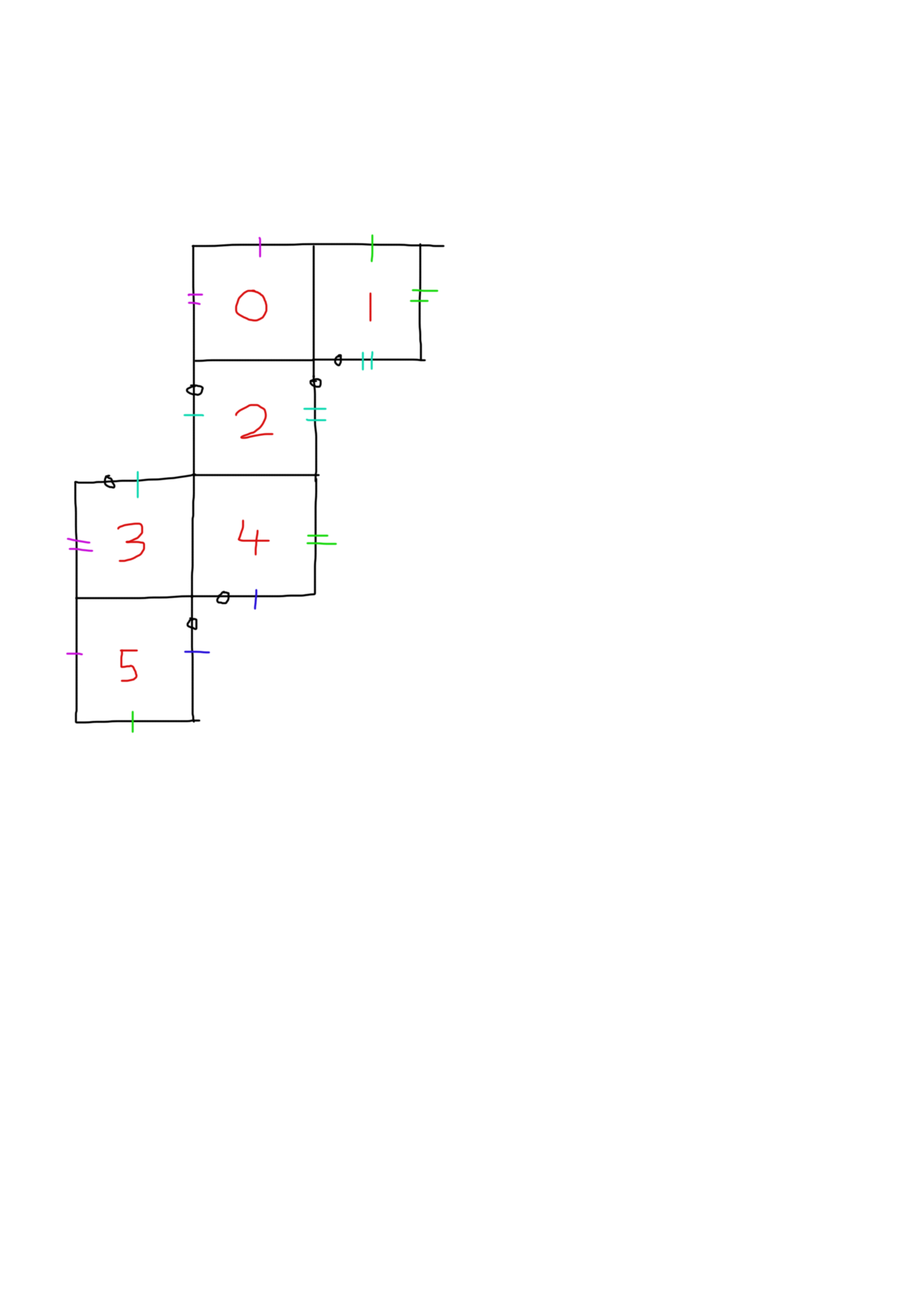
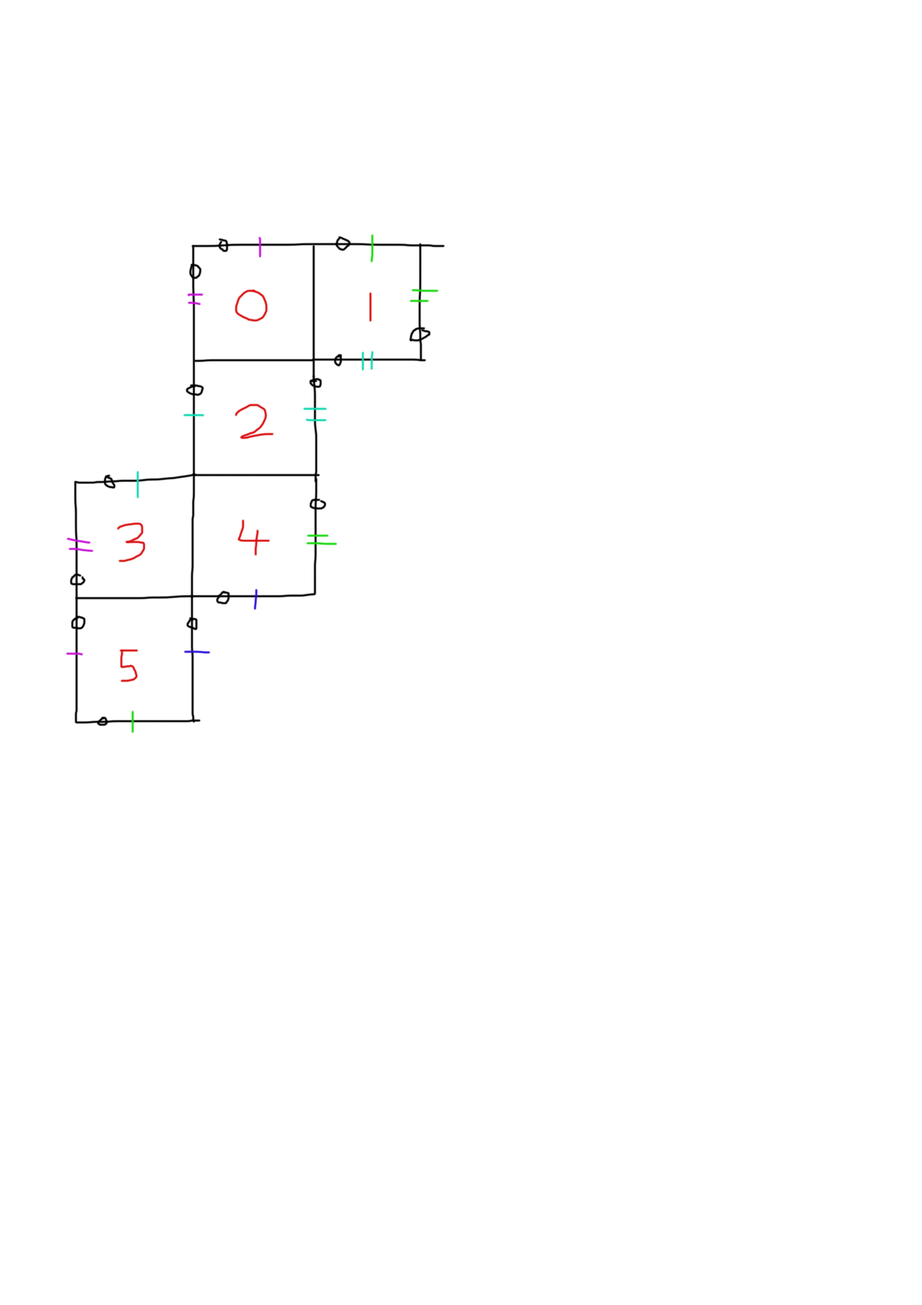
Two versions of the same layered image (922x1305). Layer-by-layer changes:
painted on "Layer 1" over [69, 235, 432, 727]
